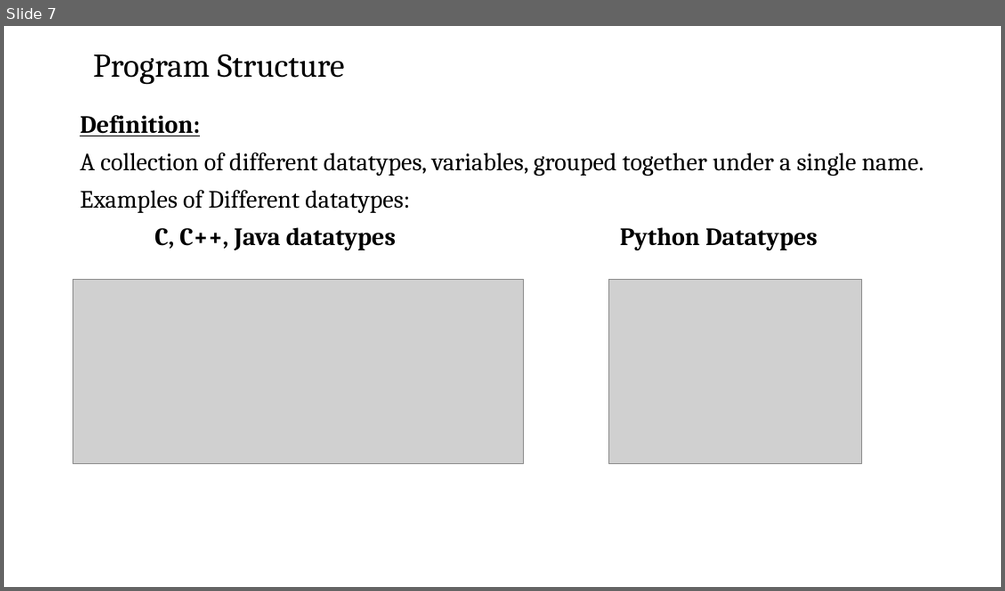
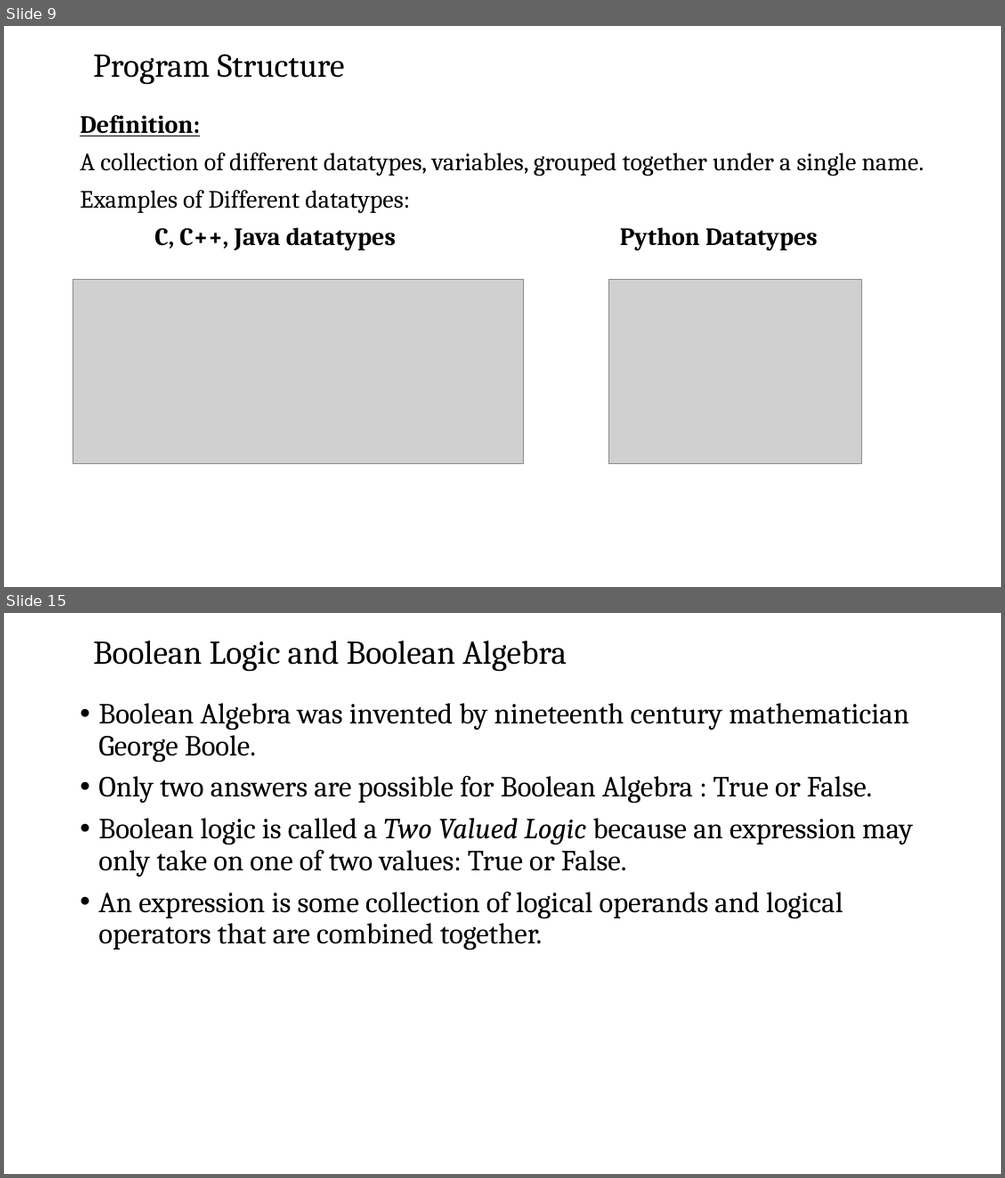
Before and after one commit to josiahkeaton/Training-Materials, a slide deck: Software Testing/Fundamentals of Computer & OS Concepts/Fundamentals of Computing session 6.pptx. Shown one above the other, each under a label of ours: slide 7 before the commit, slides 9 and 15 after it; the slides between them are not shown. The pictures are 1005x591 and 1005x1178 pixels, drawn with LibreOffice and Linux fonts; fonts in the diff are those of the drawing; grey boxes stand for pictures; background and template pictures are left out. Boxes give left, top, right and bottom in pixels: in the first picture for what was removed or moved away, otherwise in the second. Text is boxed around its words. In the diff, an @@ line names an element or a change of style, - is before the commit and + after.

```diff
--- a/Software Testing/Fundamentals of Computer & OS Concepts/Fundamentals of Computing session 6.pptx
+++ b/Software Testing/Fundamentals of Computer & OS Concepts/Fundamentals of Computing session 6.pptx
@@ slide 15 added at [4, 613, 1001, 1174], background picture (left out) @@
@@ title added at [93, 641, 566, 672], 32 pt, text #000000 @@
+Boolean Logic and Boolean Algebra
@@ text added at [98, 703, 913, 949], 28 pt, text #000000 @@
+• Boolean Algebra was invented by nineteenth century mathematician George Boole.
+• Only two answers are possible for Boolean Algebra : True or False.
+• Boolean logic is called a Two Valued Logic because an expression may only take on one of two values: True or False.
+• An expression is some collection of logical operands and logical operators that are combined together.
@@ what was slide 7 is now slide 9 @@
```
Also in this commit, not shown: 3 slides changed, 17 other slides added, 1 slide removed.
